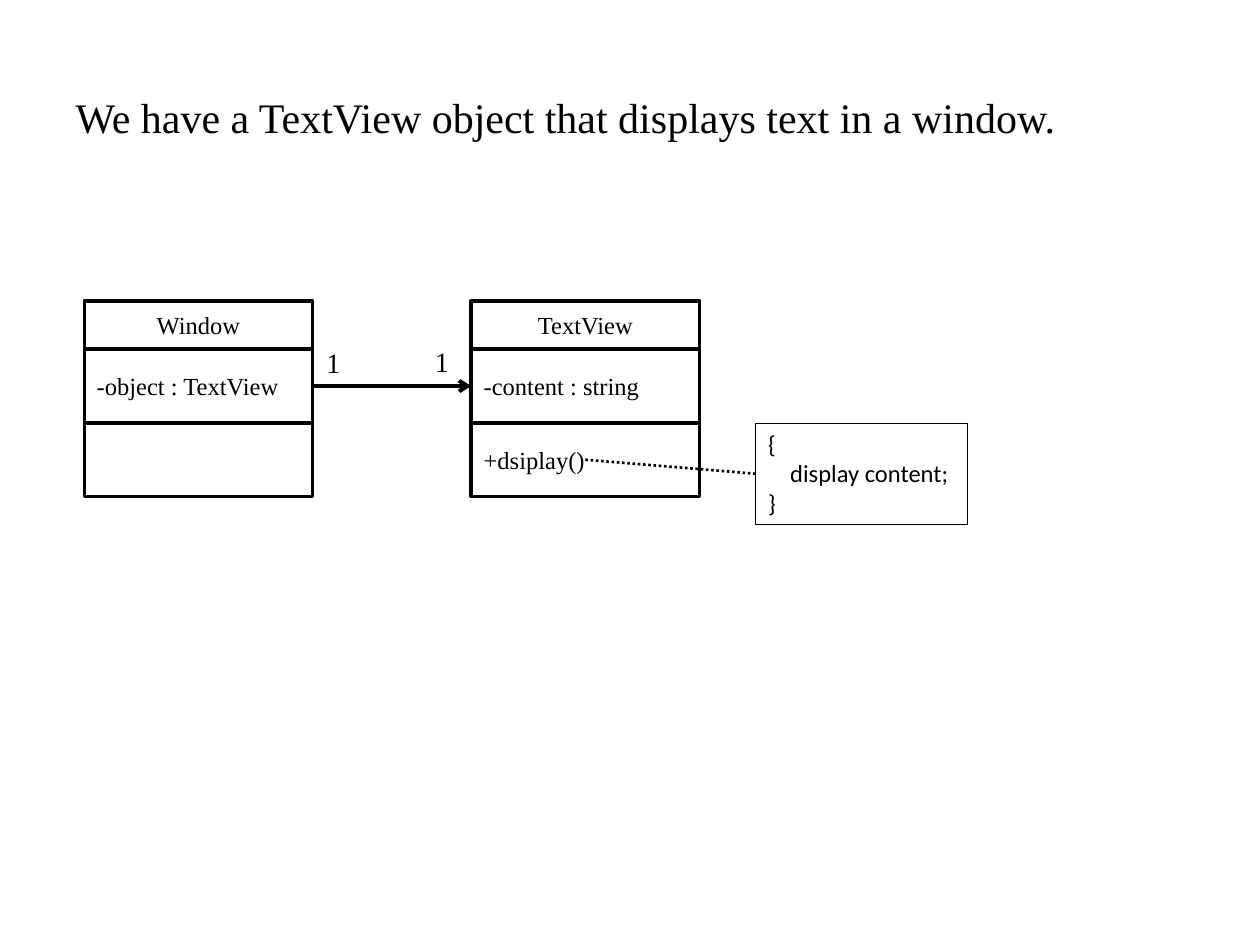
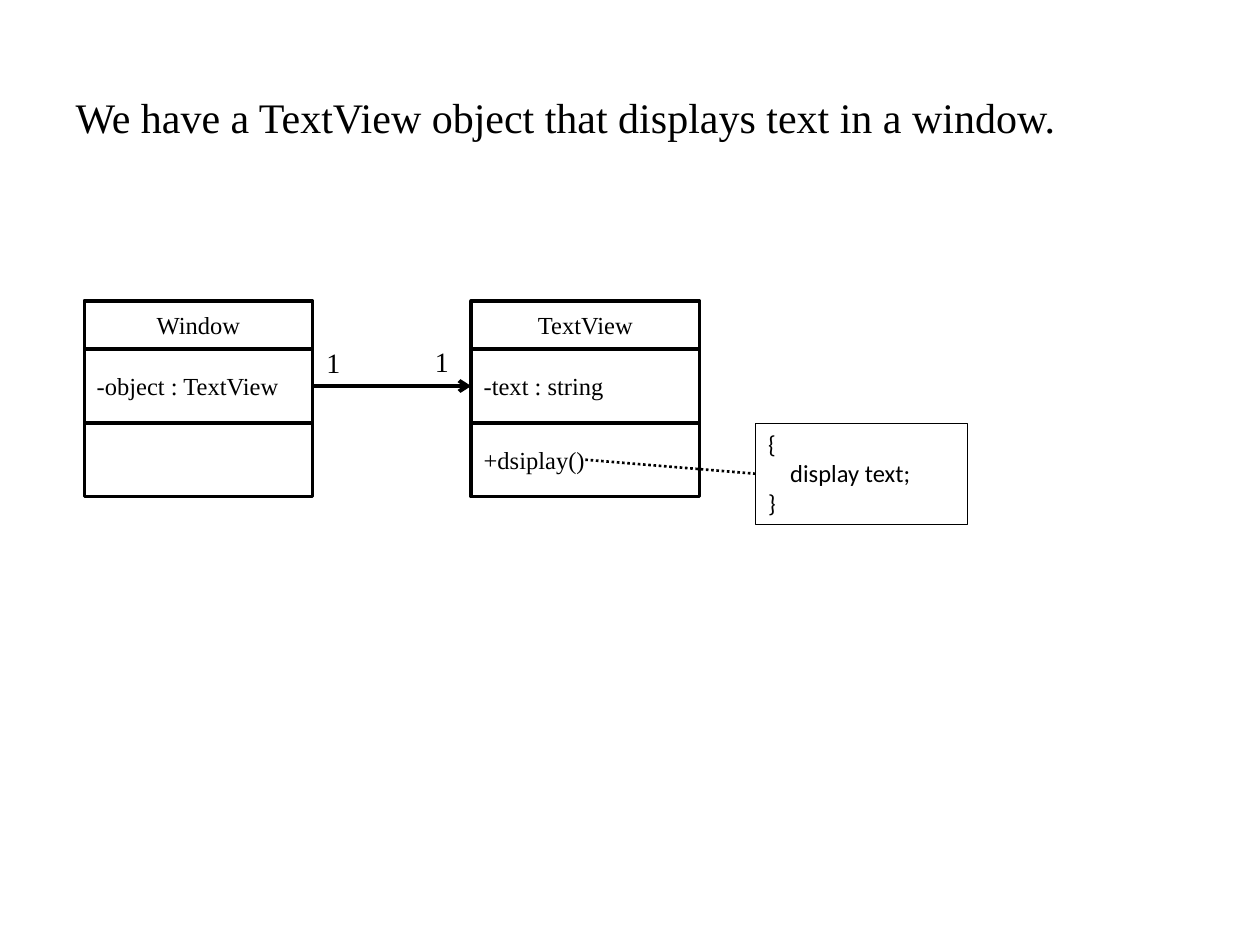
Before and after one commit to 2014-sed-team3/term-project, a slide deck: slide 2 of homework/hw9/9-1/SED-Hw9_1.pptx. Drawn at 1260x945 pixels with LibreOffice and Linux fonts; fonts in the diff are those of the drawing. Boxes give left, top, right and bottom in pixels: in the first picture for what was removed or moved away, otherwise in the second. Text is boxed around its words. In the diff, an @@ line names an element or a change of style, - is before the commit and + after.

```diff
--- a/homework/hw9/9-1/SED-Hw9_1.pptx
+++ b/homework/hw9/9-1/SED-Hw9_1.pptx
@@ text in rectangle at (x1=484, y1=379, x2=604, y2=401): text changed @@
--content : string
+-text : string
@@ text in rectangle at (x1=790, y1=465, x2=910, y2=486): text changed @@
-display content;
+display text;
```
Also in this commit, not shown: 5 other slides changed, 1 slide added, 1 slide removed.
